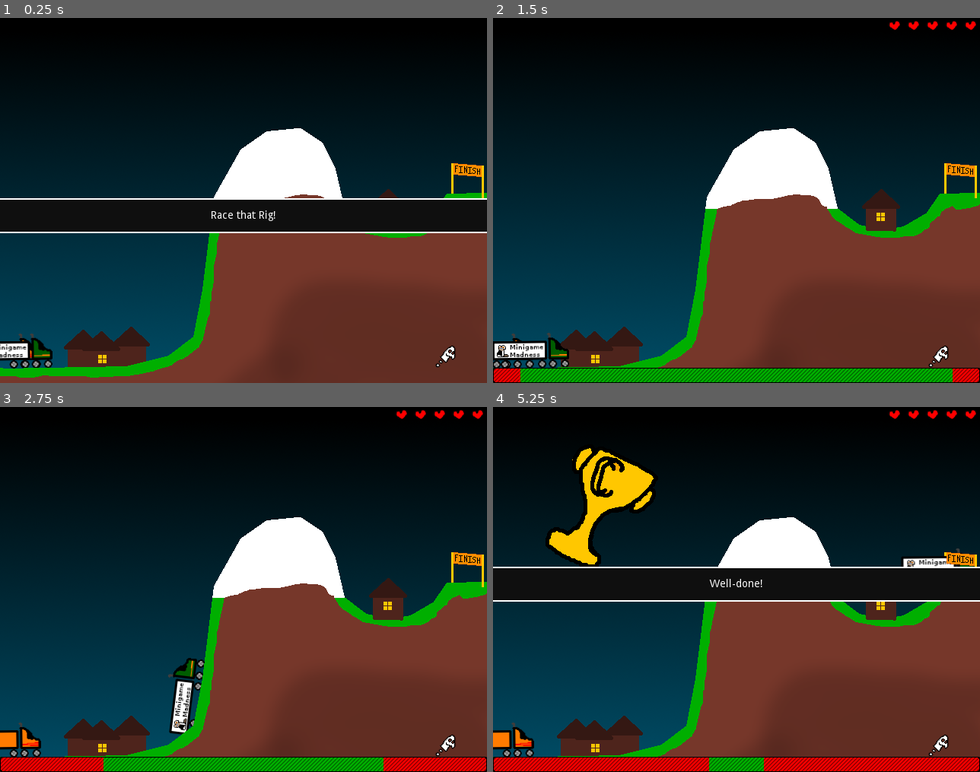
Above: before the commit, frames 1-4 (two rows, left to right).
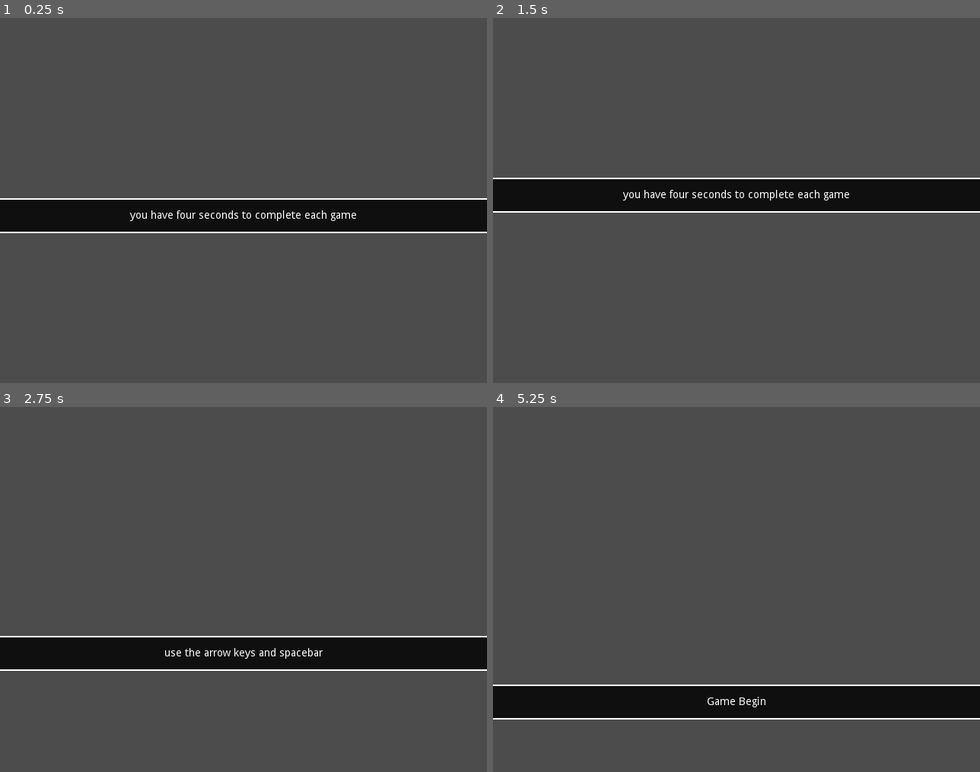
Above: after the commit, the same moments.

Repository: swashdev/minigame-madness
Game: Godot game, scene res://master/scenes/main.tscn
Two runs of this game, one before a commit and one after it. Both use one fixed random seed, a clock stepped at 60 frames per second and the inputs below.
Inputs:
- Up to frame 1 (0.25 s): no input
- Up to frame 2 (1.5 s): hold Space (action) 0.53-1.28 s; hold Right (move_right) from 0.53 s (still down); tap Up (move_up) at 0.77 s; tap Space (action) at 1.35 s
- Up to frame 3 (2.75 s): tap Up (move_up) at 1.52 s; release Right (move_right) at 2.03 s; hold Left (move_left) from 2.03 s (still down); hold Space (action) from 2.03 s (still down)
- Up to frame 4 (5.25 s): release Left (move_left) at 2.78 s; release Space (action) at 2.78 s; hold Right (move_right) 2.78-4.28 s; tap Space (action) at 2.85, 4.35 s; tap Up (move_up) at 3.02, 3.77, 4.52 s; hold Space (action) 3.53-4.28 s; hold Left (move_left) 4.28-5.03 s; hold Right (move_right) from 5.03 s (still down); hold Space (action) from 5.03 s (still down)

The runs differ from the first frame. In frame 1, 91% of the frame differs, in the area x 0-100%, y 0-100%; in frame 2, 100%; in frame 3, 100%; in frame 4, 100%.

Commit message:
[MASTER] add a new_game function.
The new_game function resets game variables and displays a set of
instructions before beginning the game.

Diff:
--- a/master/scripts/in-game_HUD.gd
+++ b/master/scripts/in-game_HUD.gd
@@ -42,11 +42,7 @@
 
 # Display a given message using an animation defined in the `InstructionLabel`
 # script and then signal when the message is off-screen.
-func message( text, animation = MESSAGE_FROM_BOTTOM, time = 0.5 ):
-	match animation:
-		MESSAGE_FROM_RIGHT:
-			$InstructionLabel.zoom_in_from_right( text, time )
-		_, MESSAGE_FROM_BOTTOM:
-			$InstructionLabel.zoom_in_from_bottom( text, time )
+func message( text, time = 0.5 ):
+	$InstructionLabel.zoom_in_from_bottom( text, time )
 	yield( $InstructionLabel, "animation_finished" )
 	emit_signal( "message_exited" )
--- a/master/scripts/main.gd
+++ b/master/scripts/main.gd
@@ -31,8 +31,7 @@
 func _ready():
 	# Seed the random number generator.
 	randomize()
-	reset_everything()
-	do_next_minigame()
+	new_game()
 
 
 # Normal processing.
@@ -40,6 +39,18 @@
 	if game_in_progress:
 		# Update the progress bar.
 		$InGameHUD.update_progress_bar( $GameTimer.time_left )
+
+
+# Starts a new game.
+func new_game():
+	reset_everything()
+	$InGameHUD.message( "you have four seconds to complete each game", 2 )
+	yield( $InGameHUD, "message_exited" )
+	$InGameHUD.message( "use the arrow keys and spacebar", 2 )
+	yield( $InGameHUD, "message_exited" )
+	$InGameHUD.message( "Game Begin" )
+	yield( $InGameHUD, "message_exited" )
+	do_next_minigame()
 
 
 # Resets all of the above variables to their default values.
